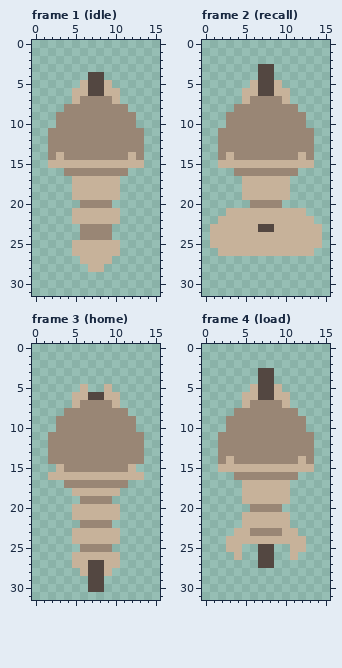
Pixel-art file: res/atlas/launcher.aseprite. This is how it looked before the edit.
16x32 pixels, 5 frames. Shown: frame 1 (idle), frame 2 (recall), frame 3 (home), frame 4 (load). The commit also changed other frames, which this record leaves out.
Now the later version:
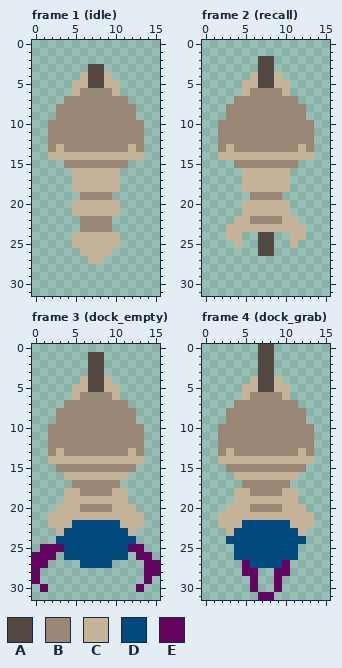
Palette (. is transparent): A #534741  B #998675  C #c7b29a  D #004a80  E #630460
Change:
--- frame 1 (idle)
@@ x 0..15 @@
  2 ................
- 3 ................
- 4 .......AA.......
- 5 ......CAAC......
- 6 .....CCAACC.....
- 7 .....CBBBBC.....
- 8 ....BBBBBBBB....
+ 3 .......AA.......
+ 4 ......CAAC......
+ 5 .....CCAACC.....
+ 6 .....CBBBBC.....
+ 7 ....BBBBBBBB....
+ 8 ...BBBBBBBBBB...
  9 ...BBBBBBBBBB...
-10 ...BBBBBBBBBB...
+10 ..BBBBBBBBBBBB..
 11 ..BBBBBBBBBBBB..
 12 ..BBBBBBBBBBBB..
-13 ..BBBBBBBBBBBB..
-14 ..BCBBBBBBBBCB..
-15 ..CCCCCCCCCCCC..
-16 ....BBBBBBBB....
+13 ..BCBBBBBBBBCB..
+14 ..CCCCCCCCCCCC..
+15 ....BBBBBBBB....
+16 .....CCCCCC.....
 17 .....CCCCCC.....
 18 .....CCCCCC.....
-19 .....CCCCCC.....
-20 ......BBBB......
+19 ......BBBB......
+20 .....CCCCCC.....
 21 .....CCCCCC.....
-22 .....CCCCCC.....
+22 ......BBBB......
 23 ......BBBB......
-24 ......BBBB......
+24 .....CCCCCC.....
 25 .....CCCCCC.....
-26 .....CCCCCC.....
-27 ......CCCC......
-28 .......CC.......
+26 ......CCCC......
+27 .......CC.......
+28 ................
 29 ................
--- frame 2 (recall)
@@ x 0..15 @@
  1 ................
- 2 ................
+ 2 .......AA.......
  3 .......AA.......
- 4 .......AA.......
- 5 ......CAAC......
- 6 .....CCAACC.....
- 7 .....CBBBBC.....
- 8 ....BBBBBBBB....
+ 4 ......CAAC......
+ 5 .....CCAACC.....
+ 6 .....CBBBBC.....
+ 7 ....BBBBBBBB....
+ 8 ...BBBBBBBBBB...
  9 ...BBBBBBBBBB...
-10 ...BBBBBBBBBB...
+10 ..BBBBBBBBBBBB..
 11 ..BBBBBBBBBBBB..
 12 ..BBBBBBBBBBBB..
-13 ..BBBBBBBBBBBB..
-14 ..BCBBBBBBBBCB..
-15 ..CCCCCCCCCCCC..
-16 ....BBBBBBBB....
+13 ..BCBBBBBBBBCB..
+14 ..CCCCCCCCCCCC..
+15 ....BBBBBBBB....
+16 .....CCCCCC.....
 17 .....CCCCCC.....
 18 .....CCCCCC.....
-19 .....CCCCCC.....
-20 ......BBBB......
-21 ...CCCCCCCCCC...
-22 ..CCCCCCCCCCCC..
-23 .CCCCCCAACCCCCC.
-24 .CCCCCCCCCCCCCC.
-25 .CCCCCCCCCCCCCC.
-26 ..CCCCCCCCCCCC..
+19 ......BBBB......
+20 .....CCCCCC.....
+21 .....CCCCCC.....
+22 ....CCBBBBCC....
+23 ...CCCCCCCCCC...
+24 ...CC..AA..CC...
+25 ....C..AA..C....
+26 .......AA.......
 27 ................
--- frame 3 (dock_empty)
@@ x 0..15 @@
  0 ................
- 1 ................
- 2 ................
- 3 ................
- 4 ................
- 5 ......C..C......
- 6 .....CCAACC.....
- 7 .....CBBBBC.....
- 8 ....BBBBBBBB....
+ 1 .......AA.......
+ 2 .......AA.......
+ 3 .......AA.......
+ 4 ......CAAC......
+ 5 .....CCAACC.....
+ 6 .....CBBBBC.....
+ 7 ....BBBBBBBB....
+ 8 ...BBBBBBBBBB...
  9 ...BBBBBBBBBB...
-10 ...BBBBBBBBBB...
+10 ..BBBBBBBBBBBB..
 11 ..BBBBBBBBBBBB..
 12 ..BBBBBBBBBBBB..
-13 ..BBBBBBBBBBBB..
-14 ..BBBBBBBBBBBB..
-15 ...CBBBBBBBBC...
-16 ..CCCCCCCCCCCC..
-17 ....BBBBBBBB....
-18 .....CCCCCC.....
-19 ......BBBB......
-20 .....CCCCCC.....
-21 .....CCCCCC.....
-22 ......BBBB......
-23 .....CCCCCC.....
-24 .....CCCCCC.....
-25 ......BBBB......
-26 .....CCCCCC.....
-27 .....CCAACC.....
-28 ......CAAC......
-29 .......AA.......
-30 .......AA.......
+13 ..BCBBBBBBBBCB..
+14 ..CCCCCCCCCCCC..
+15 ...BBBBBBBBBB...
+16 ....CCCCCCCC....
+17 .....BBBBBB.....
+18 ....CCBBBBCC....
+19 ....CCCCCCCC....
+20 ...CCCBBBBCCC...
+21 ..CCCCCCCCCCCC..
+22 ..CCCDDDDDDCCC..
+23 ...CDDDDDDDDC...
+24 ...DDDDDDDDDD...
+25 .EEEDDDDDDDDEE..
+26 EEE.DDDDDDDD.EE.
+27 EE....DDDD....EE
+28 E.............EE
+29 E.............E.
+30 .E...........E..
 31 ................
--- frame 4 (dock_grab)
@@ x 0..15 @@
- 0 ................
- 1 ................
- 2 ................
+ 0 .......AA.......
+ 1 .......AA.......
+ 2 .......AA.......
  3 .......AA.......
- 4 .......AA.......
- 5 ......CAAC......
- 6 .....CCAACC.....
- 7 .....CBBBBC.....
- 8 ....BBBBBBBB....
+ 4 ......CAAC......
+ 5 .....CCAACC.....
+ 6 .....CBBBBC.....
+ 7 ....BBBBBBBB....
+ 8 ...BBBBBBBBBB...
  9 ...BBBBBBBBBB...
-10 ...BBBBBBBBBB...
+10 ..BBBBBBBBBBBB..
 11 ..BBBBBBBBBBBB..
 12 ..BBBBBBBBBBBB..
-13 ..BBBBBBBBBBBB..
-14 ..BCBBBBBBBBCB..
-15 ..CCCCCCCCCCCC..
-16 ....BBBBBBBB....
-17 .....CCCCCC.....
-18 .....CCCCCC.....
-19 .....CCCCCC.....
-20 ......BBBB......
-21 .....CCCCCC.....
-22 .....CCCCCC.....
-23 ....CCBBBBCC....
-24 ...CCCCCCCCCC...
-25 ...CC..AA..CC...
-26 ....C..AA..C....
-27 .......AA.......
-28 ................
-29 ................
-30 ................
-31 ................
+13 ..BCBBBBBBBBCB..
+14 ..CCCCCCCCCCCC..
+15 ...BBBBBBBBBB...
+16 ....CCCCCCCC....
+17 .....BBBBBB.....
+18 ....CCBBBBCC....
+19 ....CCCCCCCC....
+20 ...CCCBBBBCCC...
+21 ..CCCCCCCCCCCC..
+22 ..CCCDDDDDDCCC..
+23 ...CDDDDDDDDC...
+24 ...DDDDDDDDDD...
+25 ....DDDDDDDD....
+26 ....DDDDDDDD....
+27 .....EDDDDE.....
+28 .....EE..EE.....
+29 ......E..E......
+30 ......E..E......
+31 .......EE.......
